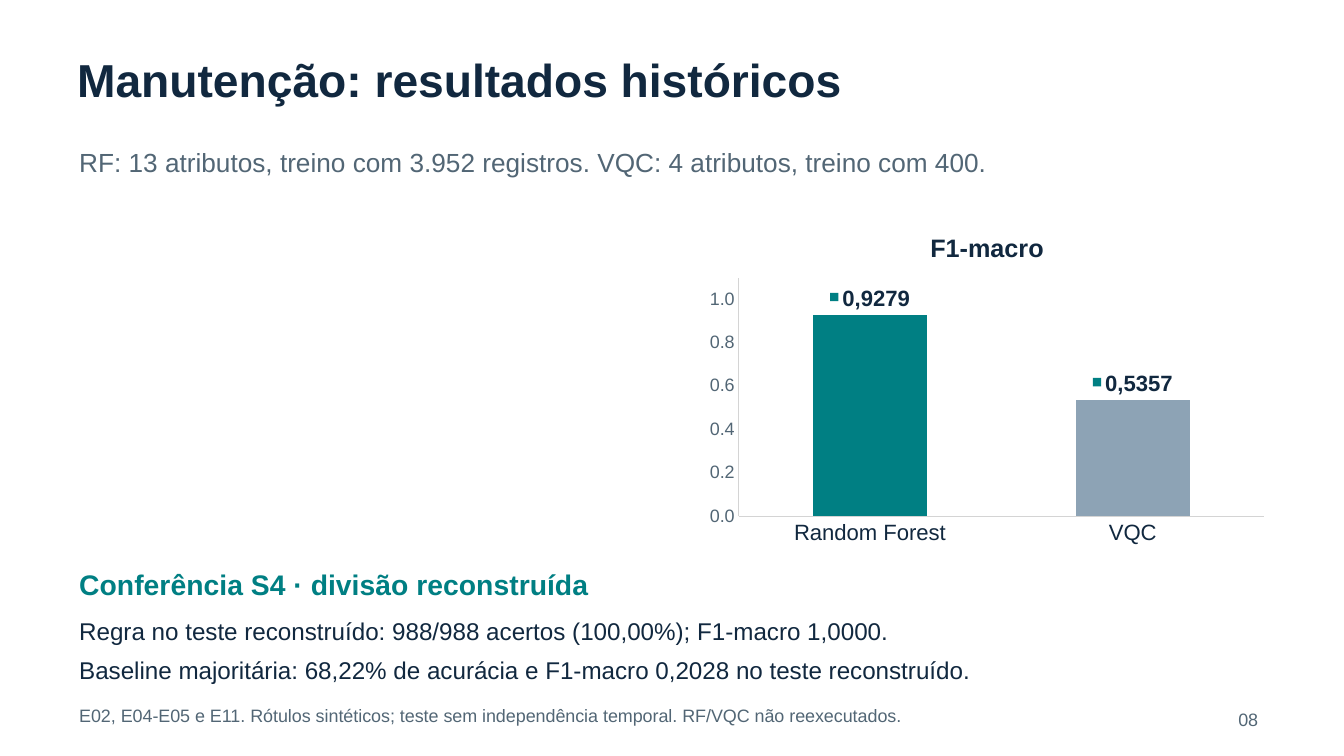
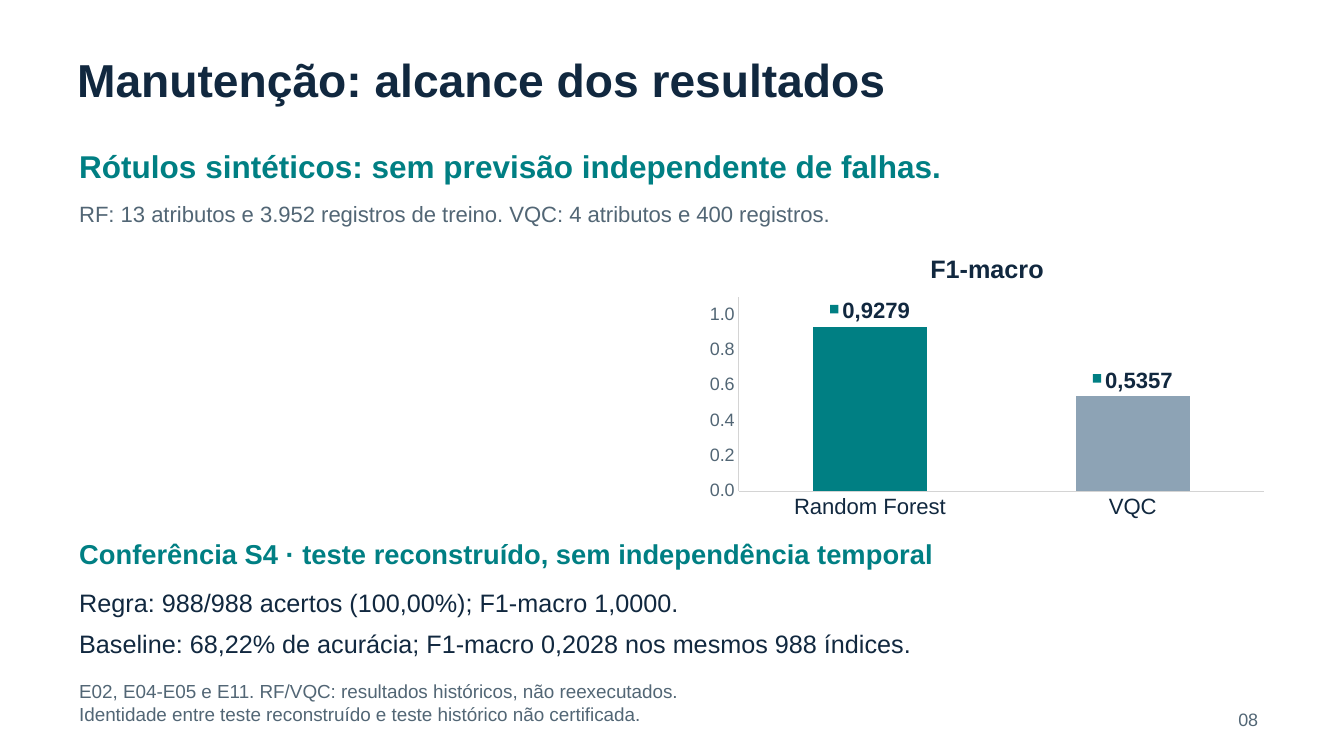
Before and after one commit to viniciusadrian1/CS4Quantica, a slide deck: slide 8 of docs/sprint4/entrega/Apresentacao_Final_FORZY_Sprint4.pptx. Drawn at 1344x756 pixels with LibreOffice and Linux fonts; fonts in the diff are those of the drawing. Boxes give left, top, right and bottom in pixels: in the first picture for what was removed or moved away, otherwise in the second. Text is boxed around its words. In the diff, an @@ line names an element or a change of style, - is before the commit and + after.

```diff
--- a/docs/sprint4/entrega/Apresentacao_Final_FORZY_Sprint4.pptx
+++ b/docs/sprint4/entrega/Apresentacao_Final_FORZY_Sprint4.pptx
@@ text at box(77, 63, 885, 107): text changed @@
-Manutenção: resultados históricos
+Manutenção: alcance dos resultados
@@ text added at box(79, 155, 941, 184), 22.5 pt, text #007F83, bold @@
+Rótulos sintéticos: sem previsão independente de falhas.
@@ text at box(79, 206, 829, 227): text changed; size 18.8 to 15.8 pt @@
-RF: 13 atributos, treino com 3.952 registros. VQC: 4 atributos, treino com 400.
+RF: 13 atributos e 3.952 registros de treino. VQC: 4 atributos e 400 registros.
@@ column chart: place and size @@
-column chart at box(699, 216, 1276, 552)
+column chart at box(699, 236, 1276, 524)
@@ text at box(79, 543, 932, 569): text changed; size 20.2 to 19.5 pt @@
-Conferência S4 · divisão reconstruída
+Conferência S4 · teste reconstruído, sem independência temporal
@@ text at box(79, 593, 678, 618): text changed; size 17.2 to 18 pt @@
-Regra no teste reconstruído: 988/988 acertos (100,00%); F1-macro 1,0000.
+Regra: 988/988 acertos (100,00%); F1-macro 1,0000.
@@ text at box(79, 634, 911, 657): text changed; size 17.2 to 18 pt @@
-Baseline majoritária: 68,22% de acurácia e F1-macro 0,2028 no teste reconstruído.
+Baseline: 68,22% de acurácia; F1-macro 0,2028 nos mesmos 988 índices.
@@ text at box(79, 684, 678, 721): text changed; size 12.8 to 13.5 pt @@
-E02, E04-E05 e E11. Rótulos sintéticos; teste sem independência temporal. RF/VQC não reexecutados.
+E02, E04-E05 e E11. RF/VQC: resultados históricos, não reexecutados.
+Identidade entre teste reconstruído e teste histórico não certificada.
```
Also in this commit, not shown: 7 other slides changed, 12 other files.
